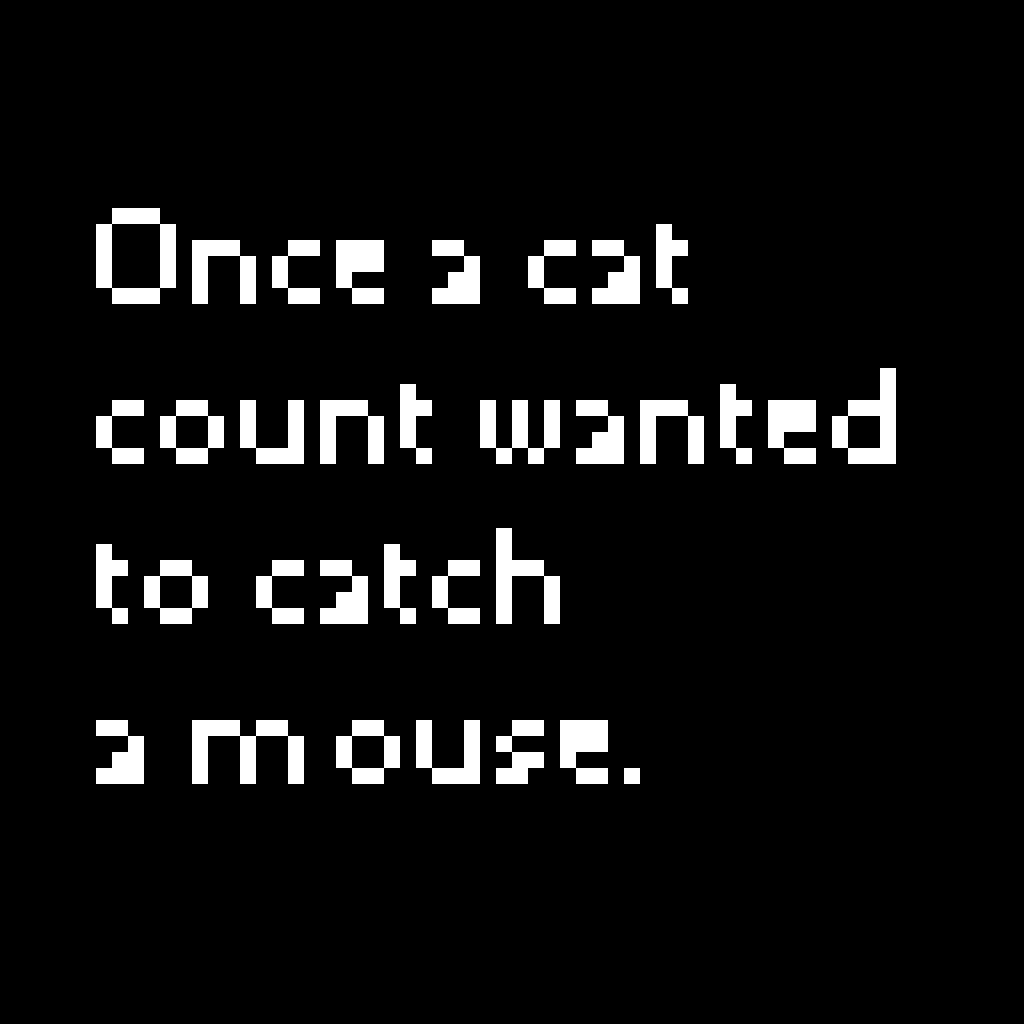
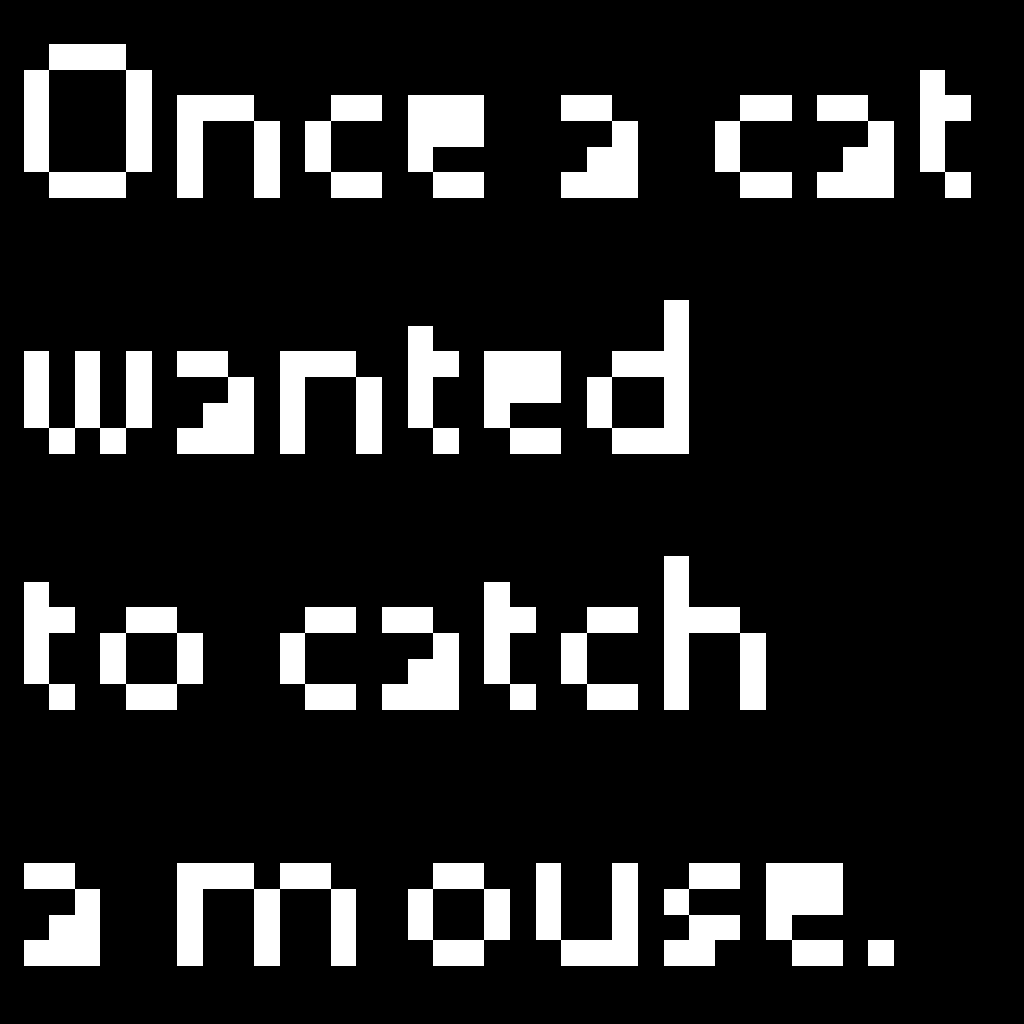
Layered file, before and after one edit (1024×1024). Changes by layer:
added layer "Once a cat ... #1" above "Once a cat ..." over (24, 44, 971, 966)
hid "Once a cat ..." over (96, 208, 896, 784)
